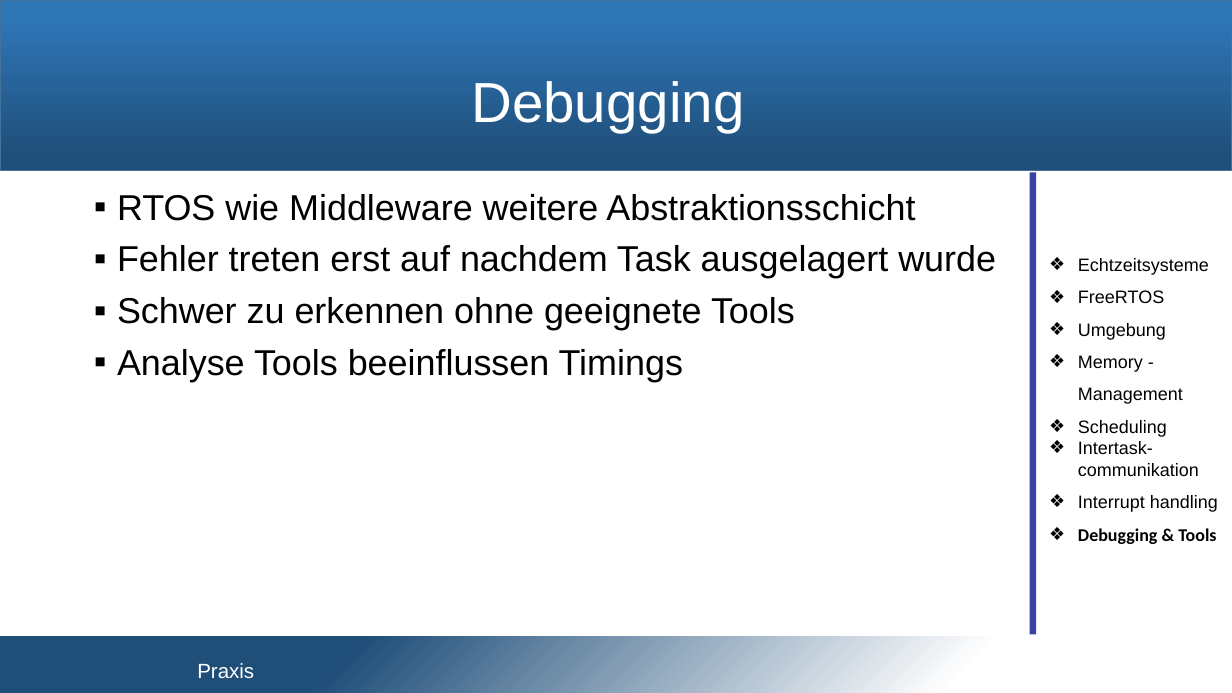
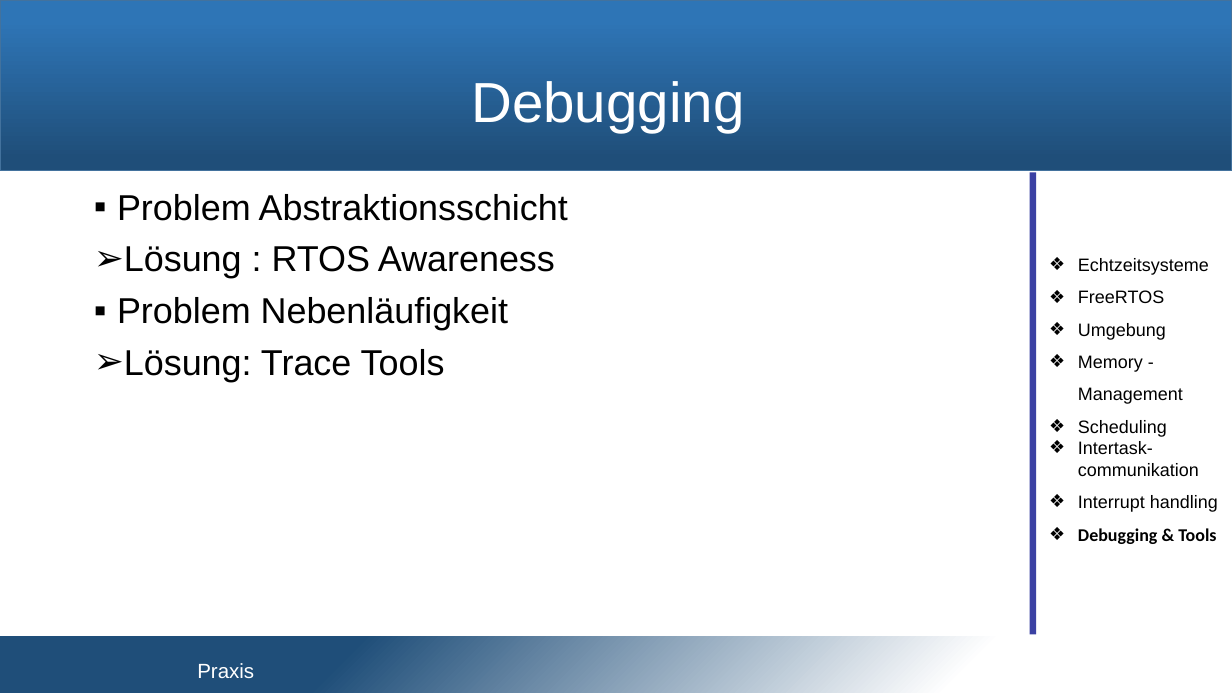
Before and after one commit to snobz/Seminar_BS_2017, a slide deck: slide 23 of Päsi/Seminar Betriebssysteme.pptx. Drawn at 1232x693 pixels with LibreOffice and Linux fonts; fonts in the diff are those of the drawing; background and template pictures are left out. Boxes give left, top, right and bottom in pixels: in the first picture for what was removed or moved away, otherwise in the second. Text is boxed around its words. In the diff, an @@ line names an element or a change of style, - is before the commit and + after.

```diff
--- a/Päsi/Seminar Betriebssysteme.pptx
+++ b/Päsi/Seminar Betriebssysteme.pptx
@@ text at [117,194,568,382]: text changed @@
-▪ RTOS wie Middleware weitere Abstraktionsschicht
-▪ Fehler treten erst auf nachdem Task ausgelagert wurde
-▪ Schwer zu erkennen ohne geeignete Tools
-▪ Analyse Tools beeinflussen Timings
+▪ Problem Abstraktionsschicht
+➢ Lösung : RTOS Awareness
+▪ Problem Nebenläufigkeit
+➢ Lösung: Trace Tools
```
Also in this commit, not shown: 3 other slides changed.
